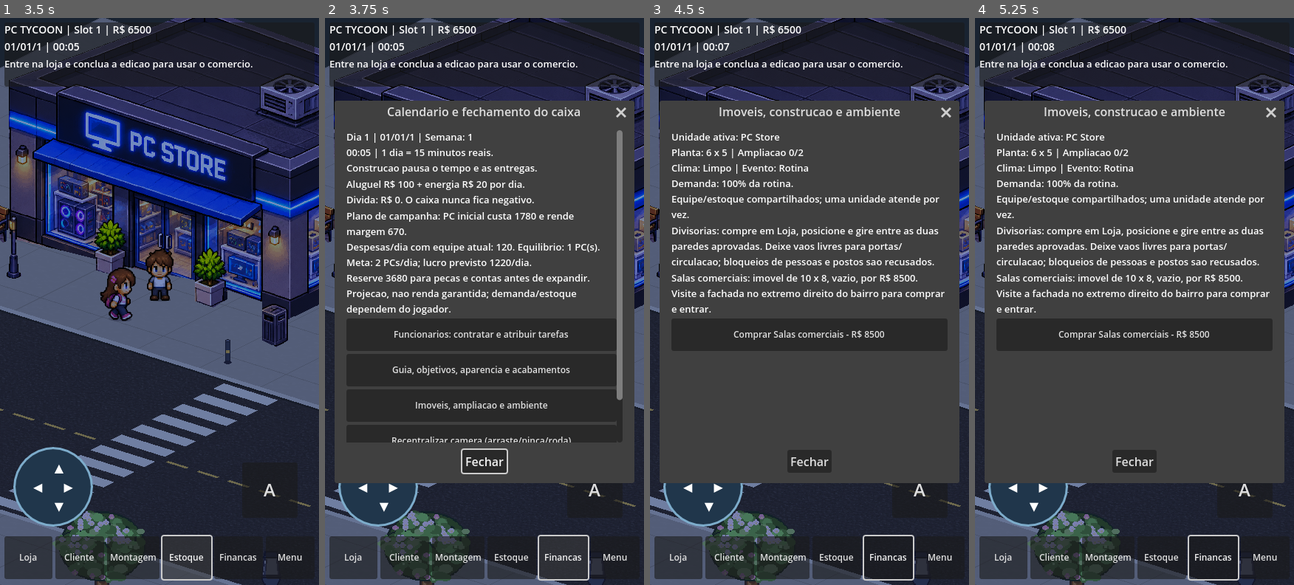
Above: before the commit, frames 1-4 (left to right).
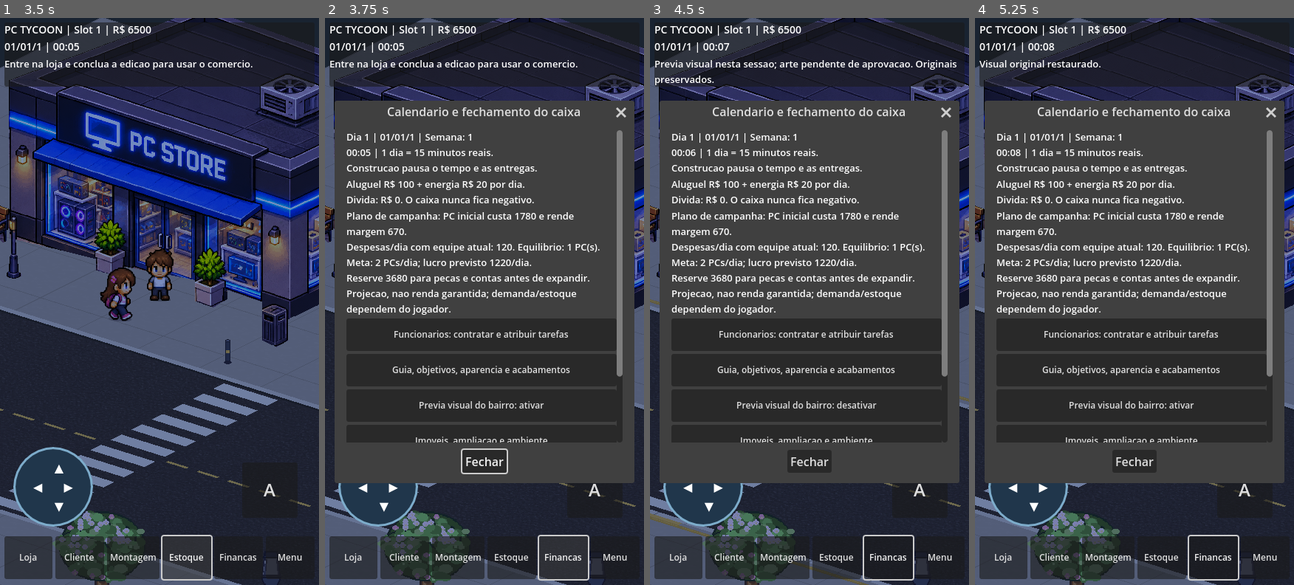
Above: after the commit, the same moments.

Repository: RiltonMaciel/Pixel-PC-Tycoon
Game: Godot game, scene res://scenes/RuaComercial.tscn
The game is run twice, just before and just after one commit, with the same random seed, the same clock (stepped at 60 frames per second) and the same inputs.
Inputs (mouse positions are in pixels of both pictures, inside the frame that each line leads up to):
- Up to frame 1 (3.5 s): click "Loja" at 0.5 s; click "Cliente" at 1.25 s; click "Montagem" at 2 s; click "Estoque" at 2.75 s
- Up to frame 2 (3.75 s): click "Financas" at 3.5 s
- Up to frame 3 (4.5 s): click (806, 403) at 4.25 s, where only the run after the commit has a clickable "Previa visual do bairro: ativ…"
- Up to frame 4 (5.25 s): click (1131, 403) at 5 s, where only the run after the commit has a clickable "Previa visual do bairro: desa…"

Frame 1 is identical in both runs. In frame 2, 0.7% of the frame differs, in the area x 21-94%, y 62-75%; in frame 3, 8.9%, in the area x 0-100%, y 7-100%; in frame 4, 8.4%.

Commit message:
feat: adicionar previa visual reversivel do bairro
Criar amostras autorais de carro, picape e mercadinho, preservar originais e permitir comparacao no jogo. Padronizar escala dos veiculos e manter geometria/saves. Documentar aprovacao visual pendente e ordem das proximas entregas.

Co-authored-by: Copilot <223556219+Copilot@users.noreply.github.com>

Diff:
--- a/scripts/BairroComercial.gd
+++ b/scripts/BairroComercial.gd
@@ -33,6 +33,7 @@
 var banco: Sprite2D
 var poste: Sprite2D
 var vizinhanca: VIZINHANCA
+var previa_visual := false
 
 static func ponto(uv: Vector2) -> Vector2:
     return ORIGEM + U * uv.x + V * uv.y
@@ -106,6 +107,25 @@
     for u in [10,34,58]:
         _seta(Vector2(u,15),1)
         _seta(Vector2(u,19),-1)
+    if previa_visual:
+        _acabamento_calcadas()
+
+func definir_previa(ativa: bool) -> void:
+    previa_visual = ativa
+    vizinhanca.definir_previa(ativa)
+    queue_redraw()
+
+func _acabamento_calcadas() -> void:
+    for v in [RUA_INICIO-0.42,RUA_FIM+0.28]:
+        _piso(Rect2(0,v,TAMANHO.x,0.12),Color("#cba653"))
+        for u in range(TAMANHO.x):
+            _piso(Rect2(u+0.08,v+0.035,0.80,0.025),Color("#e2bd65"))
+    for v in [RUA_INICIO-0.16,RUA_FIM]:
+        for u in range(TAMANHO.x):
+            _piso(Rect2(u+0.97,v,0.025,0.16),Color("#8c8a83"))
+    for inicio in TRAVESSIAS:
+        for v in [RUA_INICIO-0.28,RUA_FIM+0.16]:
+            _piso(Rect2(inicio+0.12,v,1.76,0.12),Color("#dfba66"))
 
 func _piso(rect: Rect2, cor: Color, textura: Texture2D = null) -> void:
     var grid := PackedVector2Array([rect.position,rect.position+Vector2(rect.size.x,0),
--- /dev/null
+++ b/scripts/CatalogoPreviaVisual.gd
@@ -0,0 +1,28 @@
+extends RefCounted
+
+const ORIGINAL = preload("res://scripts/CatalogoVizinhanca.gd")
+const BASE := "res://Assets/Cenarios/PreviaVisual/"
+const CARROS := {
+    "carro_azul_baixo_direita":preload(BASE+"carro_azul_baixo_direita.png"),
+    "carro_azul_baixo_esquerda":preload(BASE+"carro_azul_baixo_esquerda.png"),
+    "carro_azul_cima_direita":preload(BASE+"carro_azul_cima_direita.png"),
+    "carro_azul_cima_esquerda":preload(BASE+"carro_azul_cima_esquerda.png"),
+    "picape_vermelha_baixo_direita":preload(BASE+"picape_vermelha_baixo_direita.png"),
+    "picape_vermelha_baixo_esquerda":preload(BASE+"picape_vermelha_baixo_esquerda.png"),
+    "picape_vermelha_cima_direita":preload(BASE+"picape_vermelha_cima_direita.png"),
+    "picape_vermelha_cima_esquerda":preload(BASE+"picape_vermelha_cima_esquerda.png")
+}
+const MERCADO := {
+    "textura":preload(BASE+"mercadinho.png"),"pivo":Vector2(259,463),
+    "frente":Vector2(62,404.4375),"canto":Vector2(456,527.5625),
+    "fundo":Vector2(624,443.5625)
+}
+
+static func loja(id: String, previa: bool) -> Dictionary:
+    return MERCADO if previa and id == "mercadinho" else ORIGINAL.ITENS[id]
+
+static func veiculo(id: String, previa: bool) -> Dictionary:
+    var novo := id.replace("compacto_azul","carro_azul").replace("compacto_branco","picape_vermelha")
+    if previa and CARROS.has(novo):
+        return {"textura":CARROS[novo],"pivo":Vector2(256,220),"escala":1.0}
+    return ORIGINAL.ITENS[id]
--- a/scripts/MundoVivo.gd
+++ b/scripts/MundoVivo.gd
@@ -17,6 +17,7 @@
 const BAIRRO = preload("res://scripts/BairroComercial.gd")
 const IMOVEIS = preload("res://scripts/Imoveis/CatalogoImoveis.gd")
 const CATALOGO = preload("res://scripts/CatalogoVizinhanca.gd")
+const VISUAL = preload("res://scripts/CatalogoPreviaVisual.gd")
 const PERSONAGEM = preload("res://scripts/PersonagemAnimado.gd")
 const CALENDARIO = preload("res://scripts/CalendarioEconomia.gd")
 const MAX_PEDESTRES := 32
@@ -47,6 +48,19 @@
 var _sequencia := 0
 var _turno_pedestre := 0
 var _turno_trafego := 0
+var previa_visual := false
+
+func definir_previa(ativa: bool) -> void:
+    previa_visual = ativa
+    for ator in _atores:
+        if ator.trafego:
+            _visual_veiculo(ator)
+
+func _visual_veiculo(ator: Dictionary) -> void:
+    var item := VISUAL.veiculo(ator.veiculo_id,previa_visual)
+    ator.no.texture = item.textura
+    ator.no.offset = -item.pivo
+    ator.no.scale = Vector2.ONE * float(item.get("escala",0.65))
 
 func configurar(bairro_ou_dados: Variant) -> bool:
     _limpar()
@@ -372,8 +386,8 @@
         _turno_trafego += 1
         var movimento: Vector2 = ator.rota.pontos[1] - ator.rota.pontos[0]
         var id := "compacto_azul_baixo_direita" if (_inversa.basis_xform(movimento)).x > 0 else "compacto_branco_cima_esquerda"
-        ator.no.texture = CATALOGO.ITENS[id].textura
-        ator.no.offset = -CATALOGO.ITENS[id].pivo
+        ator.veiculo_id = id
+        _visual_veiculo(ator)
     else:
         _turno_pedestre += 1
     _sequencia += 1
--- a/scripts/RuaComercial.gd
+++ b/scripts/RuaComercial.gd
@@ -1571,6 +1571,7 @@
     _texto_painel("Plano de campanha: PC inicial custa %d e rende margem %d.\nDespesas/dia com equipe atual: %d. Equili …(288 unchanged characters)…
     _button("Funcionarios: contratar e atribuir tarefas",_abrir_equipe,shop_list)
     _button("Guia, objetivos, aparencia e acabamentos",_abrir_progresso,shop_list)
+    _button("Previa visual do bairro: " + ("desativar" if bairro.previa_visual else "ativar"),_alternar_previa_visual,shop_list)
     _button("Imoveis, ampliacao e ambiente",_abrir_imovel,shop_list)
     _button("Recentralizar camera (arraste/pinca/roda)",_recentralizar_camera,shop_list)
     if relogio_bloqueado:
@@ -2043,6 +2044,16 @@
     _button("Montagem manual detalhada",_abrir_montagem,shop_list)
     popup.popup_centered(Vector2i(390,600))
 
+func _alternar_previa_visual() -> bool:
+    if transitioning or selecionado != null:
+        info.text = "Conclua a edicao/transicao antes de comparar os visuais."
+        return false
+    bairro.definir_previa(not bairro.previa_visual)
+    mundo_vivo.definir_previa(bairro.previa_visual)
+    info.text = "Previa visual nesta sessao; arte pendente de aprovacao. Originais preservados." if bairro.previa_visual else "Visual original restaurado."
+    _abrir_financas()
+    return true
+
 func _abrir_progresso() -> void:
     if save_bloqueado or transitioning or selecionado != null:
         info.text = "Conclua a edicao/transicao antes de abrir o guia."
--- a/scripts/VizinhancaComercial.gd
+++ b/scripts/VizinhancaComercial.gd
@@ -1,6 +1,7 @@
 extends Node2D
 
 const CATALOGO = preload("res://scripts/CatalogoVizinhanca.gd")
+const VISUAL = preload("res://scripts/CatalogoPreviaVisual.gd")
 const LOJAS := [
     {"id":"mercadinho","nome":"Mercadinho","uv":Vector2(29,10)},
     {"id":"farmacia","nome":"Farmacia","uv":Vector2(38,10)},
@@ -13,17 +14,16 @@
 var objetos: Array[Sprite2D] = []
 var fachadas: Array[Node2D] = []
 var grid: Transform2D
+var previa_visual := false
+var construtor_fachada: Callable
 
 func configurar(transformacao: Transform2D, criar_fachada: Callable) -> void:
     grid = transformacao
+    construtor_fachada = criar_fachada
     for loja in LOJAS:
         var item: Dictionary = CATALOGO.ITENS[loja.id]
+        fachadas.append(_criar_loja(loja))
         var origem: Vector2 = grid * loja.uv - item.pivo
-        var textura: Texture2D = item.textura
-        var grupo: Node2D = criar_fachada.call(textura,origem,1.0,0,textura.get_width(),_base_predio.bind(item))
-        grupo.reparent(self,false)
-        grupo.name = loja.id
-        fachadas.append(grupo)
         var poligono := PackedVector2Array()
         for at in [item.frente,item.canto,item.fundo,item.frente+item.fundo-item.canto]:
             poligono.append(origem+at)
@@ -67,11 +67,37 @@
     sprite.z_index = int(sprite.position.y)
     sprite.texture_filter = CanvasItem.TEXTURE_FILTER_NEAREST
     sprite.texture_repeat = CanvasItem.TEXTURE_REPEAT_DISABLED
+    sprite.set_meta("catalogo_id",id)
+    sprite.set_meta("escala_original",escala)
     add_child(sprite)
     objetos.append(sprite)
     obstaculos.append(PackedVector2Array([sprite.position+Vector2(-base.x,0),
         sprite.position+Vector2(0,-base.y),sprite.position+Vector2(base.x,0),
         sprite.position+Vector2(0,base.y)]))
+
+func _criar_loja(loja: Dictionary) -> Node2D:
+    var item := VISUAL.loja(loja.id,previa_visual)
+    var textura: Texture2D = item.textura
+    var grupo: Node2D = construtor_fachada.call(textura,grid*loja.uv-item.pivo,1.0,0,textura.get_width(),_base_predio.bind(item))
+    grupo.reparent(self,false)
+    grupo.name = loja.id
+    return grupo
+
+func definir_previa(ativa: bool) -> void:
+    if previa_visual == ativa:
+        return
+    previa_visual = ativa
+    for i in range(LOJAS.size()):
+        var anterior := fachadas[i]
+        remove_child(anterior)
+        anterior.queue_free()
+        fachadas[i] = _criar_loja(LOJAS[i])
+    for sprite in objetos:
+        var id: String = sprite.get_meta("catalogo_id")
+        var item := VISUAL.veiculo(id,ativa)
+        sprite.texture = item.textura
+        sprite.offset = -item.pivo
+        sprite.scale = Vector2.ONE * float(item.get("escala",sprite.get_meta("escala_original")))
 
 func _base_predio(x: float, item: Dictionary) -> float:
     var a: Vector2 = item.frente if x < item.canto.x else item.canto
--- /dev/null
+++ b/tests/test_visual_preview.gd
@@ -0,0 +1,111 @@
+extends SceneTree
+
+const GAME = preload("res://scripts/RuaComercial.gd")
+const VISUAL = preload("res://scripts/CatalogoPreviaVisual.gd")
+var passed := 0
+var failed := 0
+var pasta := "user://test_visual_" + str(Time.get_ticks_usec())
+var game: GAME
+
+func _initialize() -> void:
+    root.size = Vector2i(432,768)
+    root.content_scale_size = Vector2i(432,768)
+    root.gui_embed_subwindows = true
+    call_deferred("_run")
+
+func check(ok: bool, texto: String) -> void:
+    if ok:
+        passed += 1
+        print("PASS: ",texto)
+    else:
+        failed += 1
+        printerr("FAIL: ",texto)
+
+func _capture(nome: String) -> void:
+    var destino := OS.get_environment("PIXEL_TEST_CAPTURE_DIR")
+    if destino.is_empty() or DisplayServer.get_name() == "headless":
+        return
+    await process_frame
+    await RenderingServer.frame_post_draw
+    check(root.get_texture().get_image().save_png(destino.path_join(nome+".png")) == OK,"Captura "+nome)
+
+func _run() -> void:
+    create_timer(90).timeout.connect(func() -> void: quit(1))
+    check(DirAccess.make_dir_absolute(pasta) == OK,"Criar fixture visual isolada")
+    game = GAME.new()
+    game.save_path = pasta.path_join("save.json")
+    game.legacy_path = pasta.path_join("legado.save")
+    root.add_child(game)
+    game.set_physics_process(false)
+    await process_frame
+    check(not game.bairro.previa_visual and not game.mundo_vivo.previa_visual,"Originais sao o padrao ate aprovacao")
+    check(game._save(),"Gravar estado de referencia")
+    var bytes := FileAccess.get_file_as_bytes(game.save_path)
+    var dinheiro := game.money
+    var comercio := game.loja.estado.duplicate(true)
+    var imoveis := game.gestor_imoveis.estados.duplicate(true)
+    var obstaculos := game.bairro.vizinhanca.obstaculos.duplicate(true)
+    var entradas := game.bairro.vizinhanca.entradas.duplicate(true)
+    var originais: Array[Dictionary] = []
+    for sprite in game.bairro.vizinhanca.objetos:
+        originais.append({"textura":sprite.texture,"escala":sprite.scale,"posicao":sprite.position,"pivo":sprite.offset})
+    for id in ["farmacia","loja_roupas","restaurante","predio_comercial"]:
+        check(VISUAL.loja(id,true) == VISUAL.ORIGINAL.ITENS[id],"Sem substituir fachada fora da amostra: "+id)
+    var original: Dictionary = VISUAL.ORIGINAL.ITENS["mercadinho"]
+    for marco in ["frente","canto","fundo"]:
+        check((VISUAL.MERCADO[marco]-VISUAL.MERCADO["pivo"]).is_equal_approx(original[marco]-original["pivo"]),"Footprint mundial identico: "+marco)
+    for id in VISUAL.CARROS:
+        check(VISUAL.CARROS[id].get_size() == Vector2(512,320),"Vista importada: "+id)
+    game.mundo_vivo.avancar(.1,450)
+    var trafego: Array[Dictionary] = []
+    for ator in game.mundo_vivo._atores:
+        if ator.trafego:
+            trafego.append({"no":ator.no,"textura":ator.no.texture,"posicao":ator.no.position})
+    check(not trafego.is_empty(),"Trafego real disponivel para comparacao")
+    game.cam.position = GAME.BAIRRO.ponto(Vector2(29,10))+Vector2(60,-100)
+    game.cam.zoom = Vector2(.60,.60)
+    game.cam.force_update_scroll()
+    await _capture("visual_01_original")
+    game._abrir_financas()
+    var botao: Button
+    for filho in game.shop_list.get_children():
+        if filho is Button and filho.text.begins_with("Previa visual do bairro:"):
+            botao = filho
+    check(botao != null,"Comparacao acessivel no painel de Financas")
+    if botao != null:
+        botao.pressed.emit()
+    game.popup.hide()
+    check(game.bairro.previa_visual and game.mundo_vivo.previa_visual,"Botao ativa bairro e trafego juntos")
+    check(game.bairro.vizinhanca.fachadas[0].get_child(0).texture == VISUAL.MERCADO["textura"],"Mercado novo conectado a fachada real")
+    for ator in trafego:
+        check(ator.no.texture != ator.textura and ator.no.scale == Vector2.ONE,"Troca veiculos ativos sem reiniciar trafego e com escala comum")
+        check(ator.no.position == ator.posicao,"Comparacao preserva a posicao do veiculo")
+    for sprite in game.bairro.vizinhanca.objetos:
+        if str(sprite.get_meta("catalogo_id")).begins_with("compacto_"):
+            check(sprite.scale == Vector2.ONE,"Carro estacionado usa a mesma escala do trafego")
+    check(game.bairro.vizinhanca.obstaculos == obstaculos and game.bairro.vizinhanca.entradas == entradas,"Comparacao nao muda colisao nem entradas")
+    check(game.money == dinheiro and game.loja.estado == comercio and game.gestor_imoveis.estados == imoveis,"Comparacao nao muda caixa, estoque ou propriedades")
+    check(FileAccess.get_file_as_bytes(game.save_path) == bytes,"Previa nao reescreve saves")
+    await _capture("visual_02_previa")
+    game.transitioning = true
+    check(not game._alternar_previa_visual() and game.bairro.previa_visual,"Troca bloqueada durante transicao")
+    game.transitioning = false
+    check(game._alternar_previa_visual(),"Restaurar visual original")
+    game.popup.hide()
+    for i in range(originais.size()):
+        var sprite: Sprite2D = game.bairro.vizinhanca.objetos[i]
+        var antes: Dictionary = originais[i]
+        check(sprite.texture == antes.textura and sprite.scale == antes.escala and sprite.offset == antes.pivo and sprite.position == antes.posicao,"Objeto original restaurado: "+str(i))
+    for ator in trafego:
+        check(ator.no.texture == ator.textura and ator.no.scale == Vector2(.65,.65),"Trafego original restaurado")
+    for i in range(5):
+        check(game._alternar_previa_visual() and game._alternar_previa_visual(),"Comparacao repetida sem acumular fachadas")
+        await process_frame
+    check(game.bairro.vizinhanca.fachadas.size() == 5 and game.bairro.vizinhanca.get_child_count() == originais.size()+5,"Sem nos de fachada duplicados")
+    game.queue_free()
+    await process_frame
+    for nome in DirAccess.get_files_at(pasta):
+        check(DirAccess.remove_absolute(pasta.path_join(nome)) == OK,"Limpar "+nome)
+    check(DirAccess.remove_absolute(pasta) == OK,"Limpar fixture visual")
+    print("RESULT: %d passed, %d failed" % [passed,failed])
+    quit(1 if failed else 0)
Binary file added: Assets/Cenarios/PreviaVisual/carro_azul_baixo_direita.png
Binary file added: Assets/Cenarios/PreviaVisual/carro_azul_baixo_esquerda.png
Binary file added: Assets/Cenarios/PreviaVisual/carro_azul_cima_direita.png
Binary file added: Assets/Cenarios/PreviaVisual/carro_azul_cima_esquerda.png
Not shown, added: Assets/Cenarios/PreviaVisual/manifesto.json
Binary file added: Assets/Cenarios/PreviaVisual/mercadinho.png
Binary file added: Assets/Cenarios/PreviaVisual/picape_vermelha_baixo_direita.png
Binary file added: Assets/Cenarios/PreviaVisual/picape_vermelha_baixo_esquerda.png
Binary file added: Assets/Cenarios/PreviaVisual/picape_vermelha_cima_direita.png
Binary file added: Assets/Cenarios/PreviaVisual/picape_vermelha_cima_esquerda.png
Not shown, added: scripts/CatalogoPreviaVisual.gd.uid
Not shown, added: tests/test_visual_preview.gd.uid
(and 3 more such lines)
